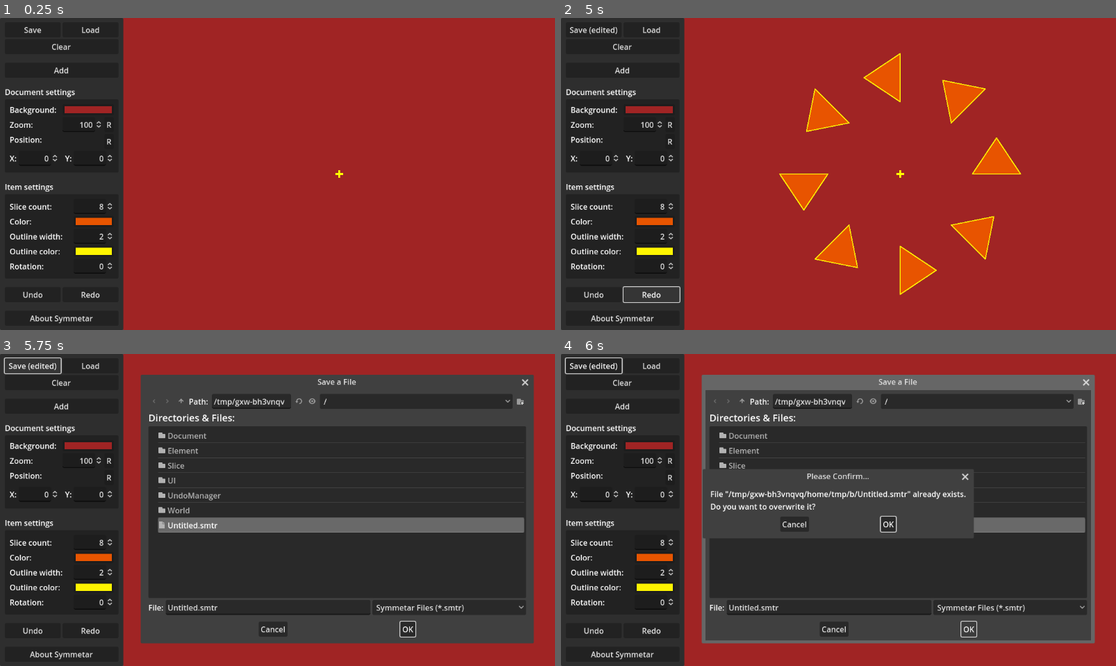
Above: before the commit, frames 1-4 (two rows, left to right).
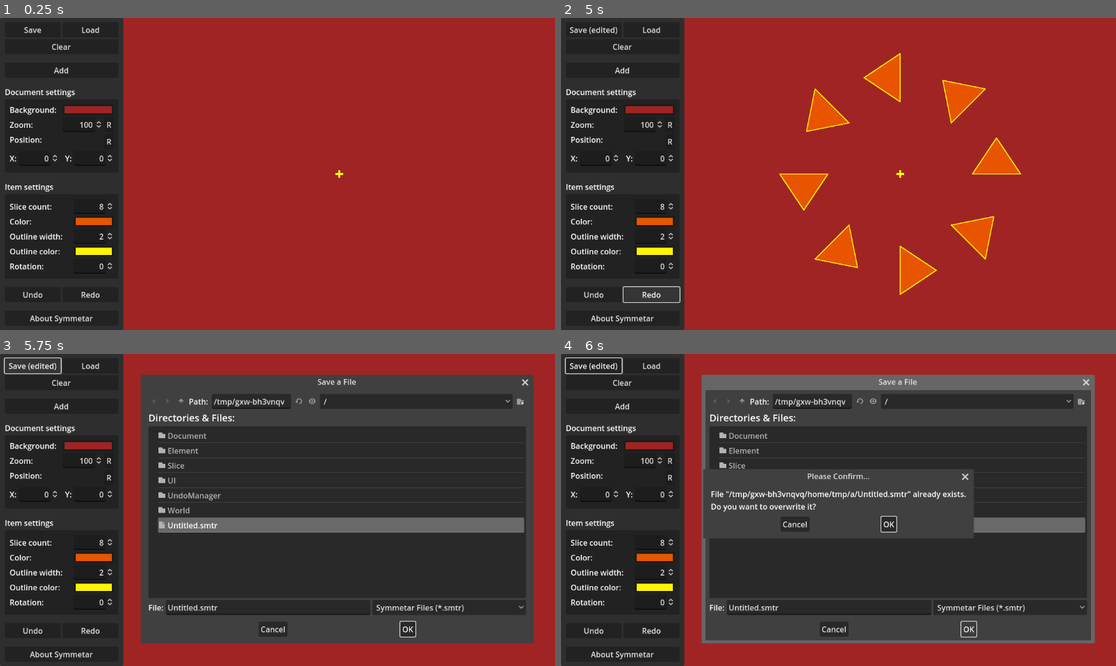
Above: after the commit, the same moments.

Repository: zoeesilcock/symmetar
Game: Godot game, scene res://Main.tscn
Same seed, same stepped clock (60 frames per second), same inputs: the game is played once before the commit and once after it.
Inputs:
- Up to frame 1 (0.25 s): no input
- Up to frame 2 (5 s): click "R" at 0.5 s; click "R" at 1.25 s; click "Clear" at 2 s; click "Add" at 2.75 s; click "Undo" at 3.5 s; click "Redo" at 4.25 s
- Up to frame 3 (5.75 s): click "Save (edited)" at 5 s
- Up to frame 4 (6 s): click "OK" at 5.75 s

Frames 1-3 are identical in both runs. In frame 4, 0.7% of the frame differs, in the area x 27-73%, y 38-58%.

Commit message:
Connect the MainCamera to the zoom and pan state on Document

Diff:
--- a/Document/DocumentState.gd
+++ b/Document/DocumentState.gd
@@ -10,6 +10,18 @@
 			background_color = value
 			background_color_changed.emit()
 @export var previous_background_color: Color
+@export var zoom : float:
+	set(value):
+		if value != zoom:
+			zoom = value
+			zoom_changed.emit()
+@export var previous_zoom : float
+@export var pan_position : Vector2:
+	set(value):
+		if value != pan_position:
+			pan_position = value
+			pan_position_changed.emit()
+@export var previous_pan_position : Vector2
 
 # Diff
 @export var diffs_applied : Array[DocumentStateDiff]
@@ -18,13 +30,22 @@
 # Signals
 signal element_count_changed
 signal background_color_changed
+signal zoom_changed
+signal pan_position_changed
 
 # Constants
 const DEFAULT_BACKGROUND_COLOR : Color = Color("#a02424")
 
-func _init(p_background_color : Color = DEFAULT_BACKGROUND_COLOR) -> void:
+func _init(
+		p_background_color : Color = DEFAULT_BACKGROUND_COLOR,
+		p_zoom : float = 1,
+		p_pan_position : Vector2 = Vector2.ZERO) -> void:
 	background_color = p_background_color
 	previous_background_color = background_color
+	zoom = p_zoom
+	previous_zoom = zoom
+	pan_position = p_pan_position
+	previous_pan_position = pan_position
 
 func calculate_diff() -> DocumentStateDiff:
 	var diff : Array[ElementState] = []
--- a/UI/UI.gd
+++ b/UI/UI.gd
@@ -7,6 +7,9 @@
 @export var save_button : Button
 @export var file_dialog : FileDialog
 @export var background_color_input : ColorPickerButton
+@export var zoom_input : SpinBox
+@export var position_x_input : SpinBox
+@export var position_y_input : SpinBox
 @export var slice_count_input : SpinBox
 @export var slice_color_input : ColorPickerButton
 @export var slice_outline_width_input : SpinBox
@@ -111,7 +114,18 @@
 
 #region External signal handlers
 func _on_document_state_replaced() -> void:
+	# TODO: Is this where we set the initial values of the form?
 	world.document.state.background_color_changed.connect(_on_background_color_state_changed)
+	world.document.state.zoom_changed.connect(_on_zoom_state_changed)
+	world.document.state.pan_position_changed.connect(_on_pan_position_state_changed)
+
+func _on_zoom_state_changed() -> void:
+	# TODO: Convert from scale to percentage here.
+	zoom_input.set_value_no_signal(world.document.state.zoom * 100.0)
+
+func _on_pan_position_state_changed() -> void:
+	position_x_input.set_value_no_signal(world.document.state.pan_position.x)
+	position_y_input.set_value_no_signal(world.document.state.pan_position.y)
 
 func _on_selection_changed() -> void:
 	if ui_state.selected_element_index >= 0:
@@ -197,11 +211,25 @@
 	ui_state.background_color_picker_visible = background_color_input.get_popup().visible
 	world.undo_manager.register_diff()
 
+func _on_zoom_changed(value : float) -> void:
+	world.document.state.zoom = value / 100.0
+	world.undo_manager.register_diff()
+
 func _on_reset_zoom_button_pressed() -> void:
-	pass
+	world.document.state.zoom = 1
+	world.undo_manager.register_diff()
+
+func _on_position_x_changed(value : float) -> void:
+	world.document.state.pan_position.x = value
+	world.undo_manager.register_diff()
+
+func _on_position_y_changed(value : float) -> void:
+	world.document.state.pan_position.y = value
+	world.undo_manager.register_diff()
 
 func _on_reset_position_button_pressed() -> void:
-	world.main_camera.reset_to_center()
+	world.document.state.pan_position = Vector2.ZERO
+	world.undo_manager.register_diff()
 
 func _on_slice_color_changed(value : Color) -> void:
 	if ui_state.selected_element_index >= 0:
--- a/UI/UI.tscn
+++ b/UI/UI.tscn
@@ -7,7 +7,7 @@
 
 [sub_resource type="Theme" id="Theme_uuqi3"]
 
-[node name="UI" type="Control" node_paths=PackedStringArray("save_button", "file_dialog", "background_color_input", "slice_count_input", "slice_color_input", …(99 unchanged characters)…
+[node name="UI" type="Control" node_paths=PackedStringArray("save_button", "file_dialog", "background_color_input", "zoom_input", "position_x_input", "position_y_input", "slice_count_input", "slice_color_input", …(99 unchanged characters)…
 layout_mode = 3
 anchors_preset = 9
 anchor_bottom = 1.0
@@ -18,6 +18,9 @@
 save_button = NodePath("Panel/MarginContainer/VBoxContainer/HBoxContainer/SaveButton")
 file_dialog = NodePath("FileDialog")
 background_color_input = NodePath("Panel/MarginContainer/VBoxContainer/EditDocumentContainer/MarginContainer/VBoxContainer/GridContainer/BackgroundColorPickerButton")
+zoom_input = NodePath("Panel/MarginContainer/VBoxContainer/EditDocumentContainer/MarginContainer/VBoxContainer/GridContainer/ZoomInputContainer/ZoomInput")
+position_x_input = NodePath("Panel/MarginContainer/VBoxContainer/EditDocumentContainer/MarginContainer/VBoxContainer/GridContainer/XContainer/XInput")
+position_y_input = NodePath("Panel/MarginContainer/VBoxContainer/EditDocumentContainer/MarginContainer/VBoxContainer/GridContainer/YContainer/YInput")
 slice_count_input = NodePath("Panel/MarginContainer/VBoxContainer/EditItemContainer/MarginContainer/GridContainer/CountInput")
 slice_color_input = NodePath("Panel/MarginContainer/VBoxContainer/EditItemContainer/MarginContainer/GridContainer/ColorPickerButton")
 slice_outline_width_input = NodePath("Panel/MarginContainer/VBoxContainer/EditItemContainer/MarginContainer/GridContainer/OutlineWidthInput")
@@ -113,10 +116,13 @@
 
 [node name="ZoomInput" type="SpinBox" parent="Panel/MarginContainer/VBoxContainer/EditDocumentContainer/MarginContainer/VBoxContainer/GridContainer/ZoomInputContainer"]
 layout_mode = 2
-max_value = 360.0
+min_value = 15.0
+max_value = 1000.0
+step = 0.1
 value = 100.0
 alignment = 2
 update_on_text_changed = true
+custom_arrow_step = 25.0
 select_all_on_focus = true
 
 [node name="ResetZoomButton" type="Button" parent="Panel/MarginContainer/VBoxContainer/EditDocumentContainer/MarginContainer/VBoxContainer/GridContainer/ZoomInputContainer"]
@@ -149,7 +155,8 @@
 
 [node name="XInput" type="SpinBox" parent="Panel/MarginContainer/VBoxContainer/EditDocumentContainer/MarginContainer/VBoxContainer/GridContainer/XContainer"]
 layout_mode = 2
-max_value = 360.0
+min_value = -10000.0
+max_value = 10000.0
 alignment = 2
 update_on_text_changed = true
 select_all_on_focus = true
@@ -164,7 +171,8 @@
 
 [node name="YInput" type="SpinBox" parent="Panel/MarginContainer/VBoxContainer/EditDocumentContainer/MarginContainer/VBoxContainer/GridContainer/YContainer"]
 layout_mode = 2
-max_value = 360.0
+min_value = -10000.0
+max_value = 10000.0
 alignment = 2
 update_on_text_changed = true
 select_all_on_focus = true
@@ -285,8 +293,11 @@
 [connection signal="pressed" from="Panel/MarginContainer/VBoxContainer/HBoxContainer/LoadButton" to="." method="_on_load_button_pressed"]
 [connection signal="pressed" from="Panel/MarginContainer/VBoxContainer/ClearButton" to="." method="_on_clear_button_pressed"]
 [connection signal="pressed" from="Panel/MarginContainer/VBoxContainer/AddButton" to="." method="_on_add_button_pressed"]
+[connection signal="value_changed" from="Panel/MarginContainer/VBoxContainer/EditDocumentContainer/MarginContainer/VBoxContainer/GridContainer/ZoomInputContainer/ZoomInput" to="." method="_on_zoom_changed"]
 [connection signal="pressed" from="Panel/MarginContainer/VBoxContainer/EditDocumentContainer/MarginContainer/VBoxContainer/GridContainer/ZoomInputContainer/ResetZoomButton" to="." method="_on_reset_zoom_button_pressed"]
 [connection signal="pressed" from="Panel/MarginContainer/VBoxContainer/EditDocumentContainer/MarginContainer/VBoxContainer/GridContainer/PositionResetContainer/ResetPositionButton" to="." method="_on_reset_position_button_pressed"]
+[connection signal="value_changed" from="Panel/MarginContainer/VBoxContainer/EditDocumentContainer/MarginContainer/VBoxContainer/GridContainer/XContainer/XInput" to="." method="_on_position_x_changed"]
+[connection signal="value_changed" from="Panel/MarginContainer/VBoxContainer/EditDocumentContainer/MarginContainer/VBoxContainer/GridContainer/YContainer/YInput" to="." method="_on_position_y_changed"]
 [connection signal="value_changed" from="Panel/MarginContainer/VBoxContainer/EditItemContainer/MarginContainer/GridContainer/CountInput" to="." method="_on_slice_count_changed"]
 [connection signal="value_changed" from="Panel/MarginContainer/VBoxContainer/EditItemContainer/MarginContainer/GridContainer/OutlineWidthInput" to="." method="_on_slice_outline_width_changed"]
 [connection signal="value_changed" from="Panel/MarginContainer/VBoxContainer/EditItemContainer/MarginContainer/GridContainer/RotationInput" to="." method="_on_slice_rotation_changed"]
--- a/World/Background.gd
+++ b/World/Background.gd
@@ -8,10 +8,10 @@
 
 func _ready() -> void:
 	document.document_state_replaced.connect(_on_document_state_replaced)
-	main_camera.zoom_changed.connect(_on_camera_zoom_changed)
 
 func _on_document_state_replaced() -> void:
 	document.state.background_color_changed.connect(_on_background_color_changed)
+	document.state.zoom_changed.connect(_on_camera_zoom_changed)
 
 func _on_background_color_changed() -> void:
 	queue_redraw()
--- a/World/MainCamera.gd
+++ b/World/MainCamera.gd
@@ -6,16 +6,26 @@
 @export var min_zoom : float
 @export var max_zoom : float
 
+# References
+@export var document : Document
+
 # Internal
 var is_panning : bool
 var panning_start_camera_position : Vector2
 var panning_start_mouse_position : Vector2
 
-# Signals
-signal zoom_changed
+func _ready() -> void:
+	document.document_state_replaced.connect(_on_document_state_replaced)
 
-func reset_to_center() -> void:
-	position = Vector2.ZERO
+func _on_document_state_replaced() -> void:
+	document.state.zoom_changed.connect(_on_zoom_state_changed)
+	document.state.pan_position_changed.connect(_on_pan_position_state_changed)
+
+func _on_zoom_state_changed() -> void:
+	zoom = Vector2(document.state.zoom, document.state.zoom)
+
+func _on_pan_position_state_changed() -> void:
+	position = document.state.pan_position
 
 func _unhandled_input(event : InputEvent) -> void:
 	if event is InputEventMouseButton:
@@ -43,7 +53,7 @@
 
 func _update_panning(event : InputEvent) -> void:
 	var world_position : Vector2 = _get_world_position(event.position) - position
-	position = panning_start_camera_position - (world_position - panning_start_mouse_position)
+	document.state.pan_position = panning_start_camera_position - (world_position - panning_start_mouse_position)
 
 func _end_panning() -> void:
 	is_panning = false
@@ -51,5 +61,4 @@
 
 func _change_zoom(amount : float) -> void:
 	var new_zoom : float = clamp(zoom.x + amount, min_zoom, max_zoom)
-	zoom = Vector2(new_zoom, new_zoom)
-	zoom_changed.emit()
+	document.state.zoom = new_zoom
--- a/World/World.tscn
+++ b/World/World.tscn
@@ -25,11 +25,12 @@
 size = Vector2i(1152, 648)
 render_target_update_mode = 4
 
-[node name="MainCamera" type="Camera2D" parent="SubViewport"]
+[node name="MainCamera" type="Camera2D" parent="SubViewport" node_paths=PackedStringArray("document")]
 script = ExtResource("2_af7f5")
 scroll_wheel_zoom_amount = 0.05
 min_zoom = 0.15
 max_zoom = 10.0
+document = NodePath("../Document")
 
 [node name="Background" type="Node2D" parent="SubViewport/MainCamera" node_paths=PackedStringArray("document", "main_camera")]
 script = ExtResource("3_10f1g")
